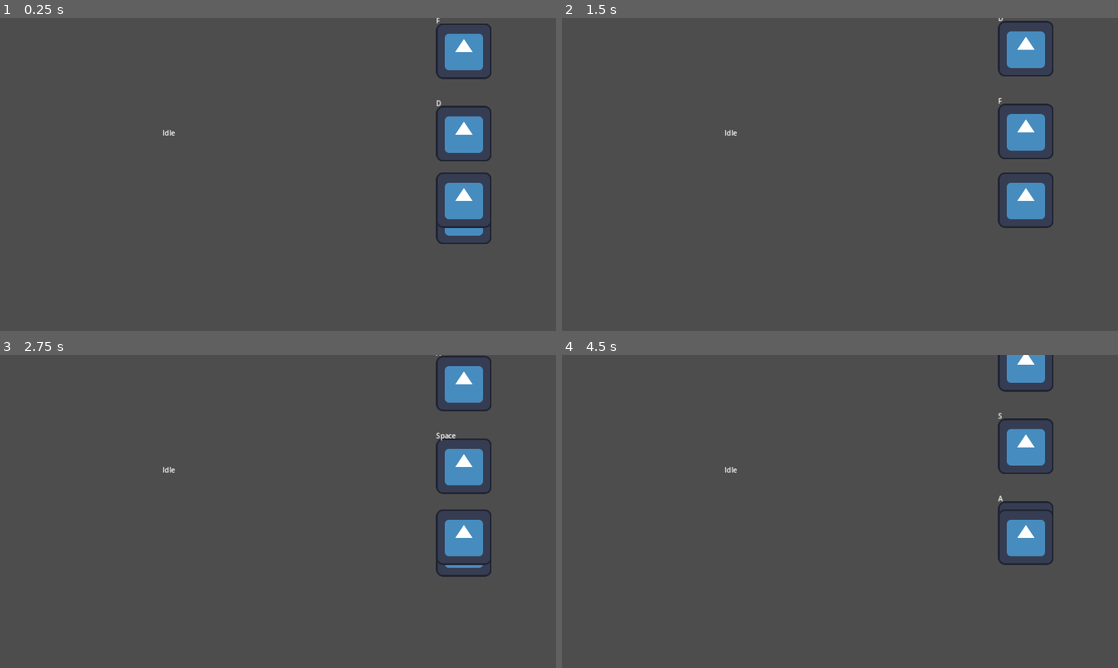
Above: before the commit, frames 1-4 (two rows, left to right).
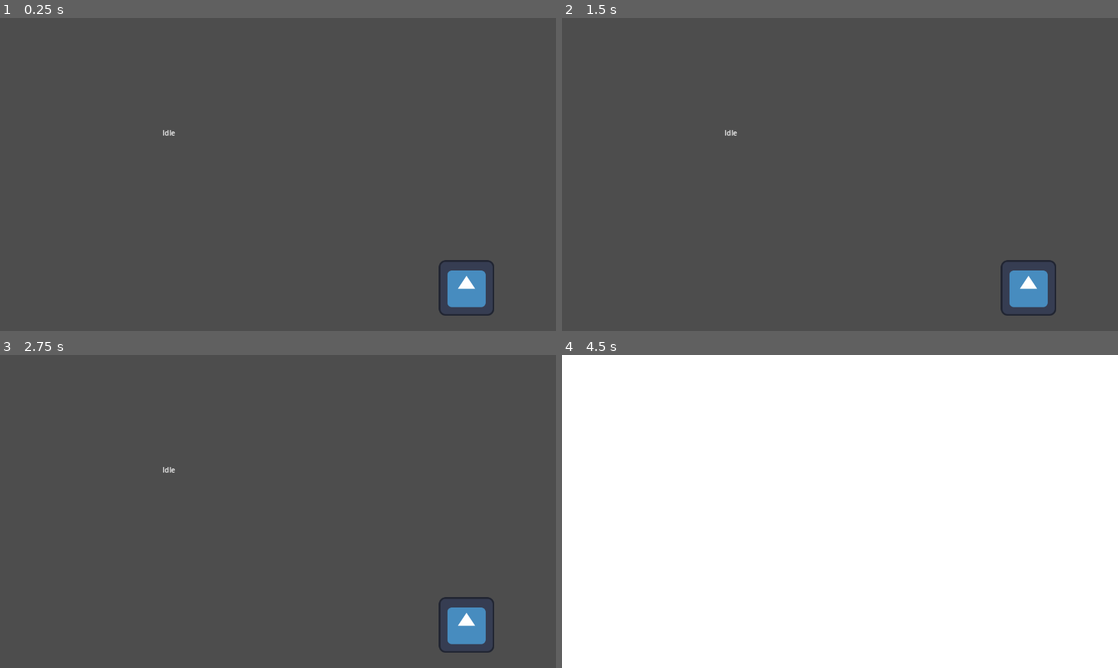
Above: after the commit, the same moments.

Repository: Mikros1999/Umoche-Nash-GGJ-2024
Game: Godot game, scene res://game/game.tscn
Same seed, same stepped clock (60 frames per second), same inputs: the game is played once before the commit and once after it. The engine's default icon, where the game draws it, is replaced by a stand-in: a white triangle on a blue panel in a dark square. Sound files missing from this copy of the repository are replaced by a short silence.
Inputs:
- Up to frame 1 (0.25 s): no input
- Up to frame 2 (1.5 s): tap Enter at 0.5 s; hold D 0.53-1.28 s; tap F at 0.6 s; tap Space at 0.77, 0.8, 1.07, 1.35 s; hold S from 1.28 s (still down)
- Up to frame 3 (2.75 s): tap Space at 1.52, 1.82, 2.3 s; tap F at 1.55, 2.1 s; release S at 2.03 s; hold D from 2.03 s (still down)
- Up to frame 4 (4.5 s): tap F at 2.85, 4.35 s; tap Space at 3.02, 3.32, 3.6, 3.77, 4.07 s; release D at 3.53 s; hold A from 3.53 s (still down)

The runs differ from the first frame. In frame 1, 4.4% of the frame differs, in the area x 78-89%, y 0-96%; in frame 2, 4.1%; in frame 3, 4.3%; in frame 4, 100%, in the area x 0-100%, y 0-100%.

Commit message:
Tile Input Check Rewrite

Diff:
--- a/game/game.tscn
+++ b/game/game.tscn
@@ -9,7 +9,7 @@
 	Beat.indicators = self
 
 func _draw():
-	Beat.draw_babies()
+	Beat.draw_tiles()
 
 func draw_indicator(texture: Texture2D, beat: float, key: String):
 	var diff = Beat.beat_to_time(Beat.current_beat-beat)
@@ -59,9 +59,9 @@
 anchor_top = 1.0
 anchor_right = 0.5
 anchor_bottom = 1.0
-offset_left = 1.19199
-offset_top = -301.0
-offset_right = 20.192
+offset_left = 6.88
+offset_top = -99.0
+offset_right = 19.88
 grow_horizontal = 2
 grow_vertical = 0
 
--- a/global/beat.gd
+++ b/global/beat.gd
@@ -8,7 +8,7 @@
 	TOO_LATE = 2
 }
 
-class Baby: # take
+class Tile: # take
 	var key: int
 	var beat: float
 	func _init(key: int, beat: float):
@@ -19,51 +19,61 @@
 		c.draw_indicator(texture,beat,OS.get_keycode_string(key))
 		pass
 
-var bpm: float = 142
+var delay: float = 0.45
+var pitch: float = 1.0 : set = _set_pitch
+var bpm: float = 96
 var current_beat: float = 0.0
 var last_frame_beat: float = 0.0
 var playing: bool = false
 var audio_player: AudioStreamPlayer = AudioStreamPlayer.new()
 var indicators: CanvasItem
-var indicator_speed: float = 300.0
-var babies: Array[Baby] = []
+var indicator_speed: float = 500.0
+var tiles: Array[Tile] = []
 
 
 var flashbang: ColorRect = ColorRect.new()
 
 func _ready():
-	for i in 100:
-		babies.append(Baby.new([KEY_SPACE,KEY_A,KEY_S,KEY_D,KEY_F][randi()%5],i*1.5))
+	for i in range(12,100):
+		tiles.append(Tile.new([KEY_SPACE,KEY_A,KEY_S,KEY_D,KEY_F][randi()%5],i*1.0+beat_to_time(delay)))
 	add_child(flashbang)
 	flashbang.anchors_preset = 15
 	add_child(audio_player)
+	audio_player.pitch_scale = pitch
 	start_song(preload("res://music/gospodipomiluj.ogg"))
+	var tween = create_tween()
+	tween.tween_property(self,"pitch",2.0,75.0)
 
 func _process(delta):
 	if playing:
-		current_beat += bpm*delta/60.0
-		if abs(audio_player.get_playback_position()-current_beat/bpm*60.0) < 0.02:
-			current_beat = audio_player.get_playback_position()
-		if fmod(last_frame_beat,2.0) > fmod(current_beat,2.0):
+		current_beat += bpm*delta/60.0*pitch
+		if abs(audio_player.get_playback_position()-beat_to_time(current_beat/bpm*60.0)) < 0.02:
+			current_beat = time_to_beat(audio_player.get_playback_position())
+		var bd = time_to_beat(delay)
+		if fmod(last_frame_beat+bd,2.0) > fmod(current_beat+bd,2.0):
 			flashbang.color = Color.WHITE
-			# print("BEAT " + str(current_beat))
 		else:
 			flashbang.color = Color(1.0,1.0,1.0,0.0)
 		last_frame_beat = current_beat
 
-		_process_babies(delta)
+		_process_tiles(delta)
 
 		indicators.queue_redraw()
 
-func draw_babies():
-	for baby in babies:
-		baby._draw(indicators)
+func _process_tiles(delta):
+	if tiles.size() > 0:
+		if beat_to_time(current_beat - tiles[0].beat) > 0.3:
+			tiles.pop_front()
+			print("zakasnio tile ⏰⏰⏰" + str(current_beat))
 
-func _process_babies(delta):
-	if babies.size() > 0:
-		if beat_to_time(current_beat - babies[0].beat) > 0.3:
-			babies.pop_front()
-			print("zakasnila beba 2 ⏰⏰")
+func _set_pitch(value):
+	audio_player.pitch_scale = value
+	pitch = value
+
+func draw_tiles():
+	for tile in tiles:
+		tile._draw(indicators)
+
 
 
 func start_song(song: AudioStream):
@@ -74,31 +84,21 @@
 
 func _unhandled_input(event):
 	if not event.is_pressed(): return
-	if babies.size() == 0: return
+	if tiles.size() == 0: return
 	if event is InputEventKey:
-		print(OS.get_keycode_string(event.keycode))
-		if event.keycode != babies[0].key:
-			if babies[0].beat - current_beat < 0.3:
-				babies.pop_front() # fail state 🤯
-				print("pogresna beba 👶❌")
-		elif babies[0].beat - current_beat < 0.3:
-			babies.pop_front()
-			print("prerana beba ⏮")
-		else:
-			var judgement = handle_judgement(babies[0])
-			print(judgement)
-			if judgement in [JUDGEMENT.EARLY, JUDGEMENT.PERFECT, JUDGEMENT.LATE]:
-				print("krstena ⛪🤞➕✝☦ beba")
-				babies.pop_front()
-			elif judgement == JUDGEMENT.TOO_EARLY:
-				print("previse rano")
-			elif judgement == JUDGEMENT.TOO_LATE:
-				print("zakasnila beba ⏰")
-				babies.pop_front() # fail state 🤯
+		var judgement = handle_judgement(tiles[0])
+		if event.keycode != tiles[0].key:
+			if judgement != JUDGEMENT.TOO_EARLY:
+				tiles.pop_front()
+				print("pogresan input :( 😭❌ ")
+			return
+		if judgement in [JUDGEMENT.TOO_EARLY,JUDGEMENT.TOO_LATE]: return
+		tiles.pop_front()
+		print("dobar input ✅✅ 🥰")
 
 
-func handle_judgement(baby: Baby):
-	var difference = beat_to_time(current_beat - baby.beat)
+func handle_judgement(tile: Tile):
+	var difference = beat_to_time(current_beat - tile.beat)
 	if difference < -0.3: return JUDGEMENT.TOO_EARLY
 	elif difference < -0.15: return JUDGEMENT.EARLY
 	elif difference <= 0.15: return JUDGEMENT.PERFECT
Not shown, changed: music/gospodipomiluj.ogg
